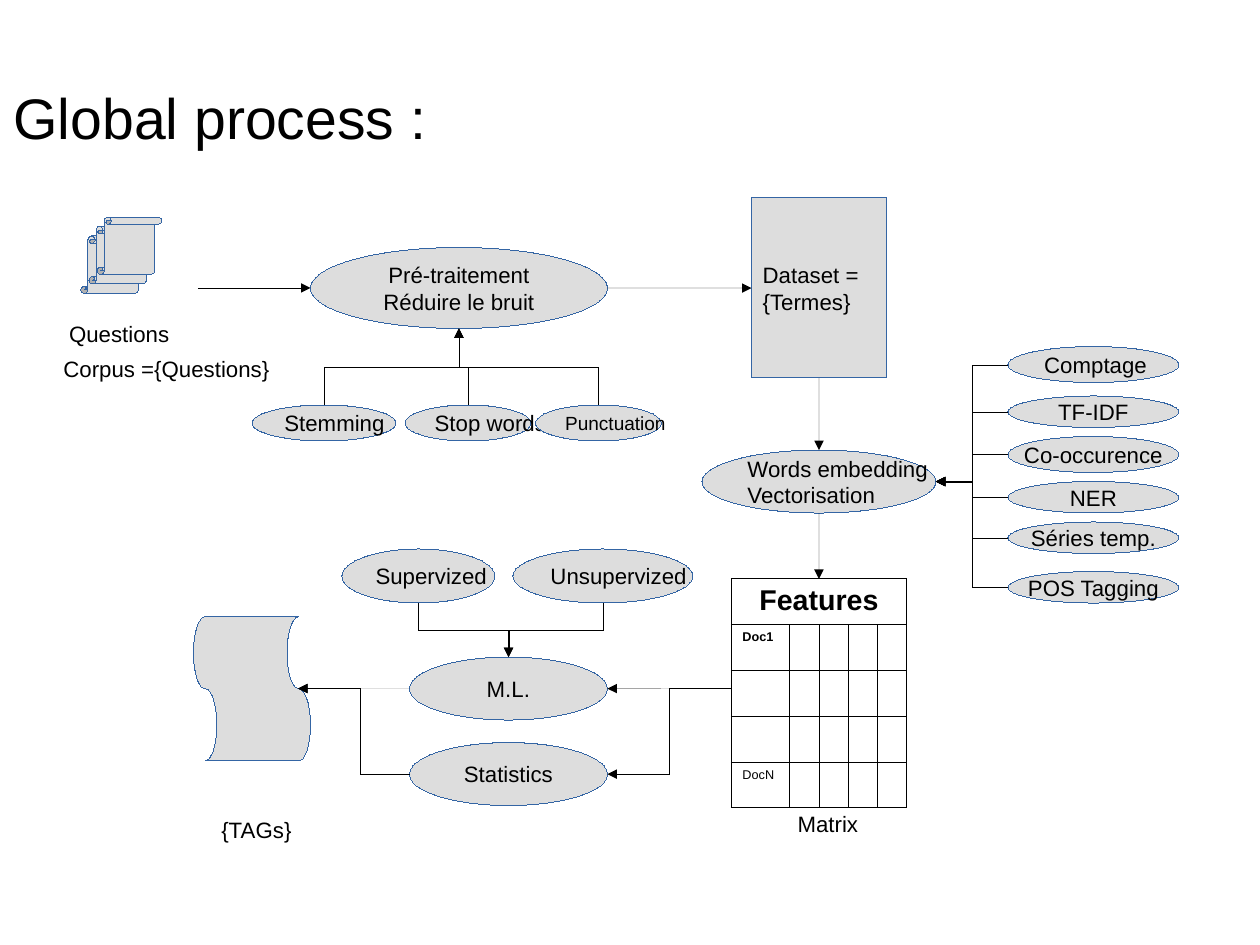
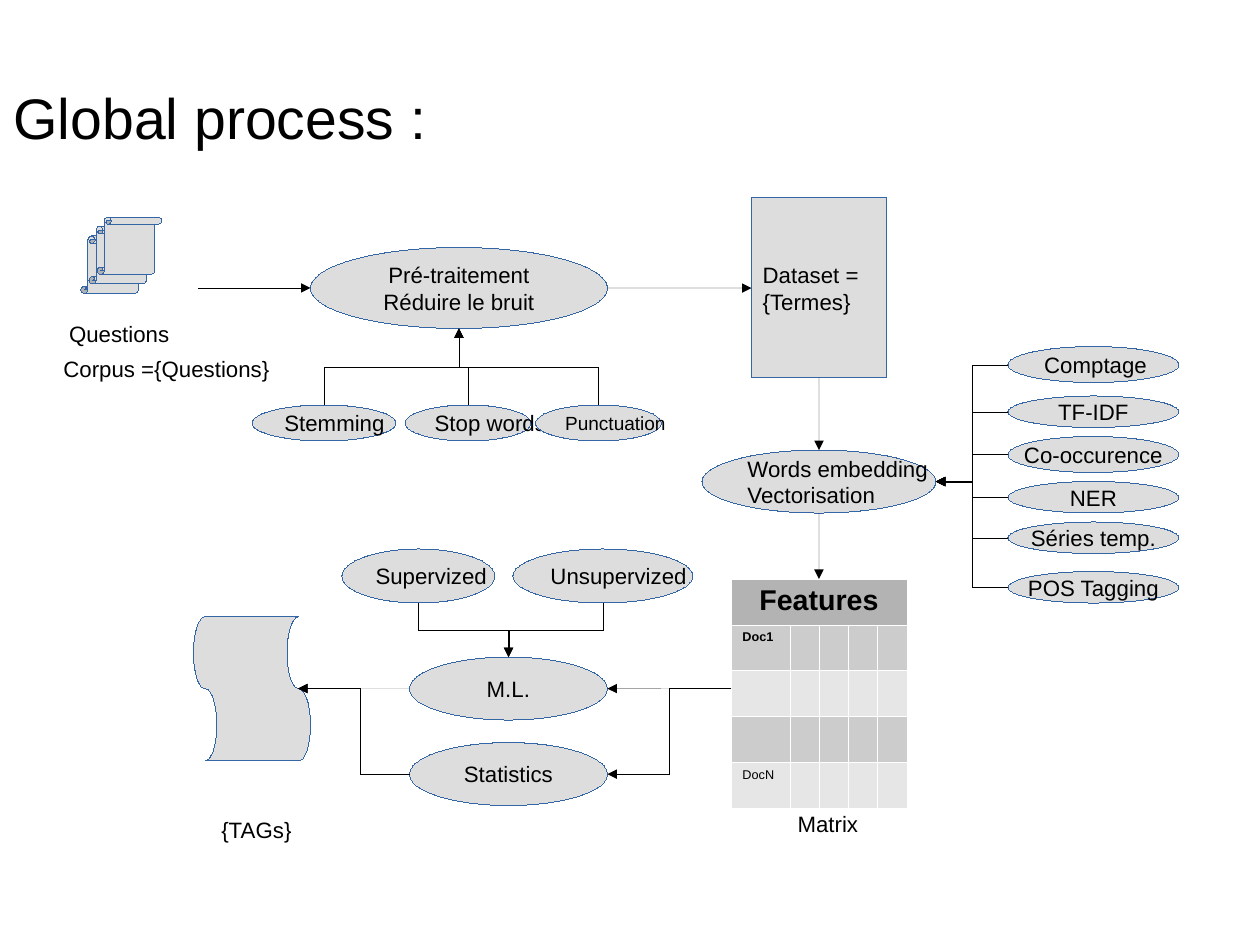
Before and after one commit to dataforcast/OC_Datascientist, a slide deck: slide 3 of P6/report/Openclassrooms_ParcoursDatascientist_P6-V1.odp. Drawn at 1260x945 pixels with LibreOffice and Linux fonts; fonts in the diff are those of the drawing; background and template pictures are left out. Boxes give left, top, right and bottom in pixels: in the first picture for what was removed or moved away, otherwise in the second. Text is boxed around its words. In the diff, an @@ line names an element or a change of style, - is before the commit and + after.

```diff
--- a/P6/report/Openclassrooms_ParcoursDatascientist_P6-V1.odp
+++ b/P6/report/Openclassrooms_ParcoursDatascientist_P6-V1.odp
@@ table at (732, 579, 909, 797) @@
@@ fill none to #B3B3B3 in row 1, column 1 @@
@@ fill none to #CCCCCC in row 2, column 1 @@
@@ fill none to #E6E6E6 in row 5, column 1 @@
@@ borders changed @@
```
Also in this commit, not shown: 1 other slide changed, 1 slide added, 3 other files.
